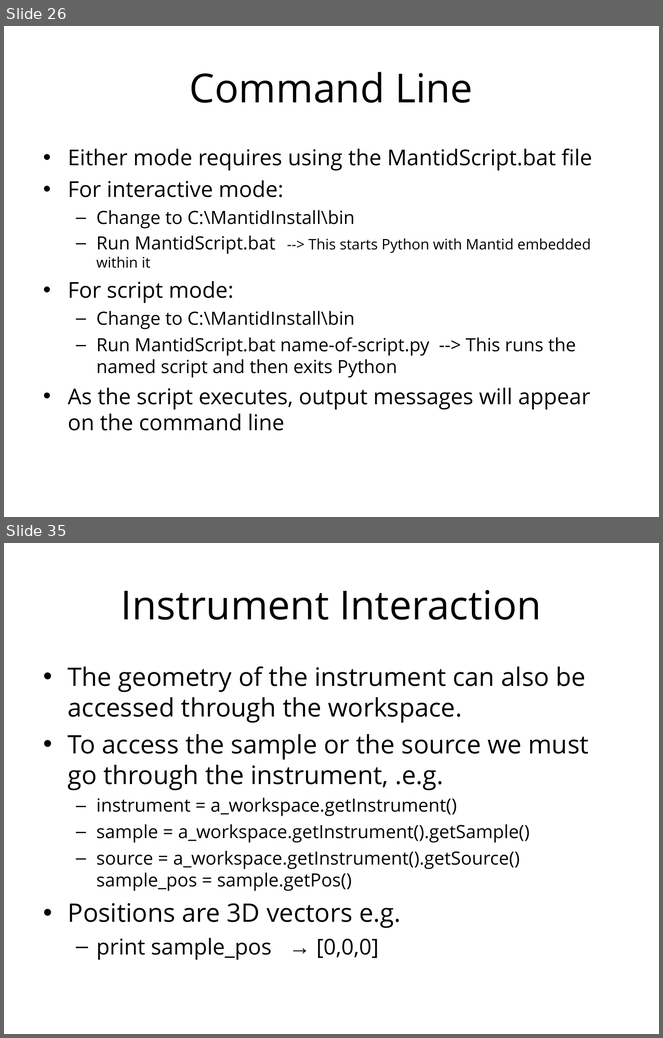
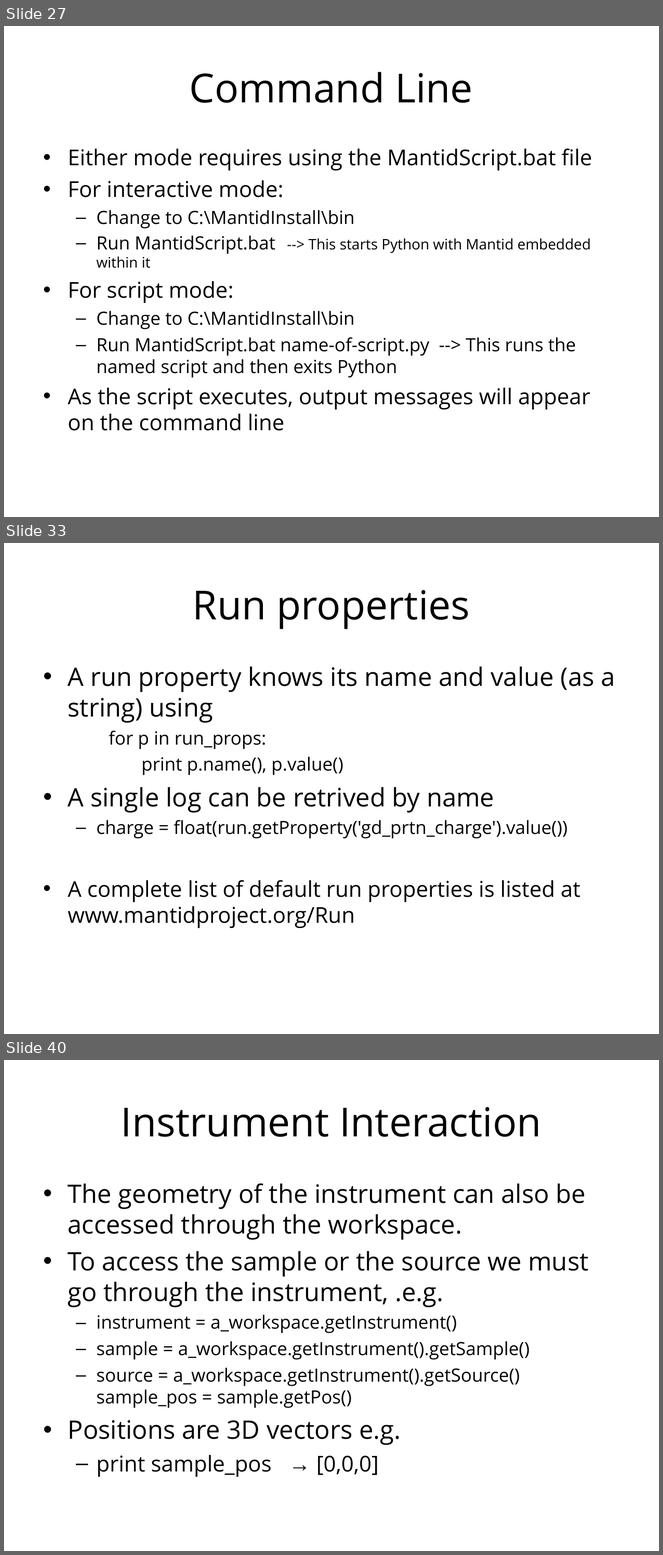
Before and after one commit to mantidproject/documents, a slide deck: Presentations/Python training course/Python in Mantid.ppt. Shown one above the other, each under a label of ours: slides 26 and 35 before the commit, slides 27, 33 and 40 after it; the slides between them are not shown. The pictures are 663x1038 and 663x1555 pixels, drawn with LibreOffice and Linux fonts; fonts in the diff are those of the drawing; background and template pictures are left out. Boxes give left, top, right and bottom in pixels: in the first picture for what was removed or moved away, otherwise in the second. Text is boxed around its words. In the diff, an @@ line names an element or a change of style, - is before the commit and + after.

Commit message:
Update Python in Mantid training.

```diff
--- a/Presentations/Python training course/Python in Mantid.ppt
+++ b/Presentations/Python training course/Python in Mantid.ppt
@@ slide 33 added at [4, 543, 659, 1034], background #FFFFFF @@
@@ title added at [193, 590, 470, 629], 44 pt, text #000000 @@
+Run properties
@@ text added at [68, 666, 615, 928], 20 pt, text #000000 @@
+• A run property knows its name and value (as a string) using
+    for p in run_props:
+      print p.name(), p.value()
+• A single log can be retrived by name
+  – charge = float(run.getProperty('gd_prtn_charge').value())
+• A complete list of default run properties is listed at www.mantidproject.org/Run
@@ what was slide 26 is now slide 27 @@
@@ what was slide 35 is now slide 40 @@
```
Also in this commit, not shown: 9 slides changed, 5 other slides added, 1 slide removed.
